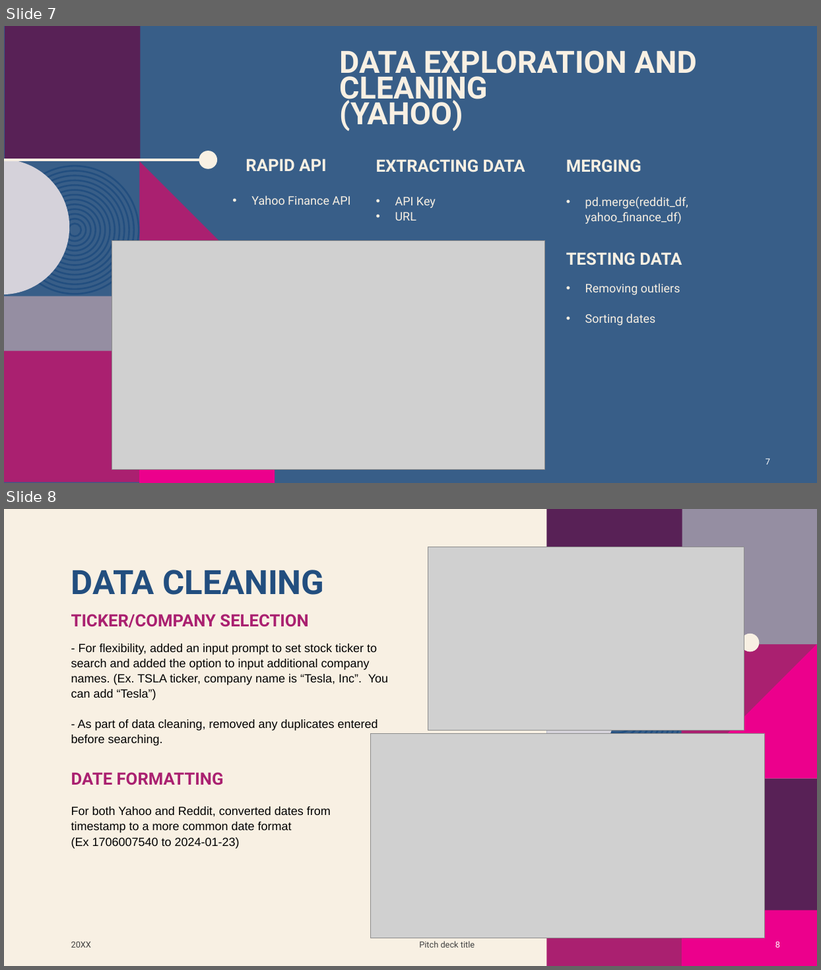
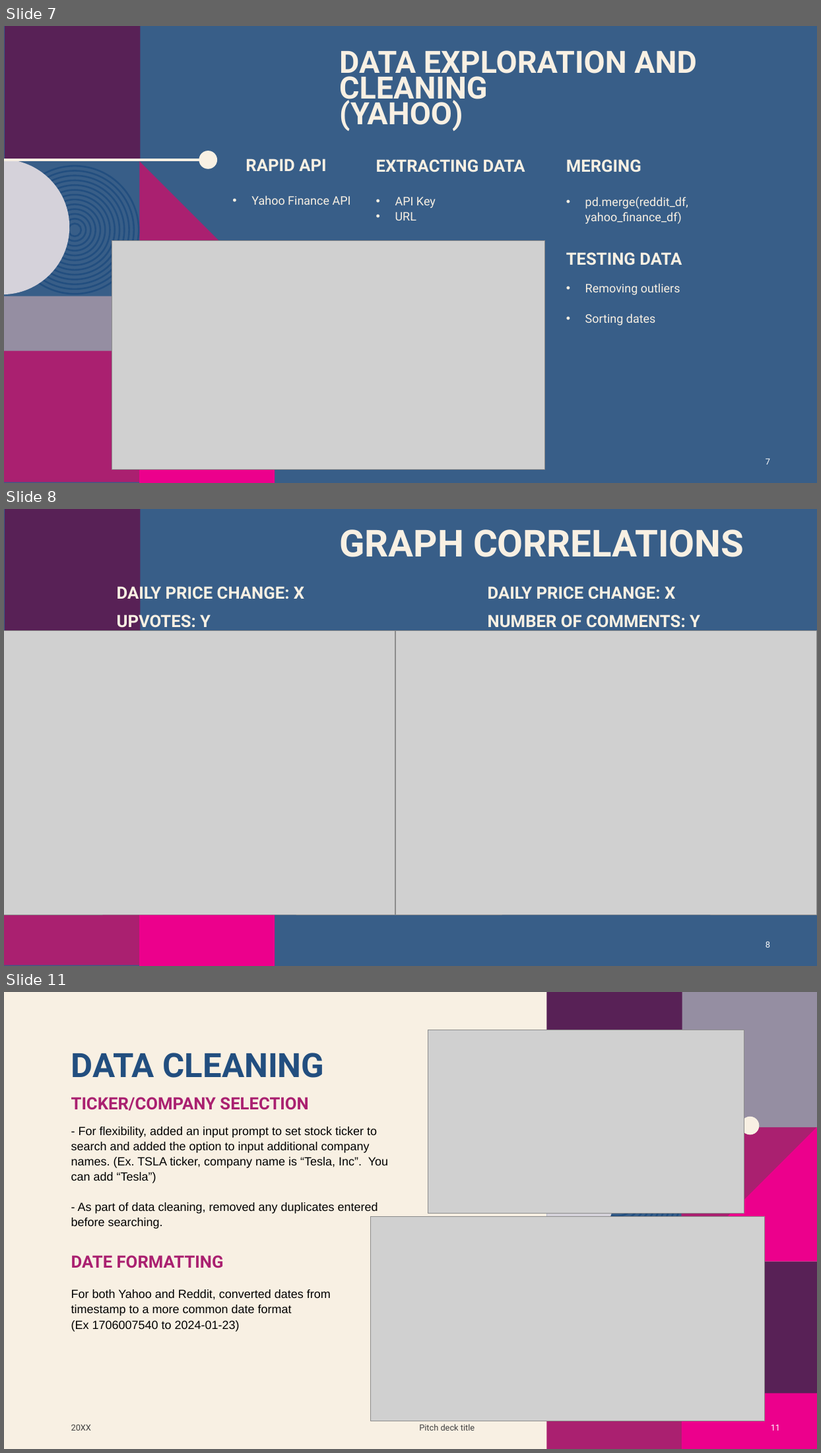
Before and after one commit to AprilHolmes7825/Project_1, a slide deck: Reddit Yahoo Finance Presentation.pptx. Shown one above the other, each under a label of ours: slides 7 and 8 before the commit, slides 7, 8 and 11 after it; the slides between them are not shown. The pictures are 821x970 and 821x1453 pixels, drawn with LibreOffice and Linux fonts; fonts in the diff are those of the drawing; grey boxes stand for pictures; background and template pictures are left out. Boxes give left, top, right and bottom in pixels: in the first picture for what was removed or moved away, otherwise in the second. Text is boxed around its words. In the diff, an @@ line names an element or a change of style, - is before the commit and + after.

```diff
--- a/Reddit Yahoo Finance Presentation.pptx
+++ b/Reddit Yahoo Finance Presentation.pptx
@@ slide 8 added at bbox=[4, 509, 817, 966], background #385E88; not listed: 7 template elements that a slide beside it also shows @@
@@ title added at bbox=[339, 529, 744, 557], 44 pt, text #F8F0E3, bold @@
+GRAPH CORRELATIONS
@@ text added at bbox=[117, 583, 304, 632], 20 pt, text #F8F0E3, bold @@
+DAILY PRICE CHANGE: X
+UPVOTES: Y
@@ text added at bbox=[488, 586, 700, 632], 20 pt, text #F8F0E3, bold @@
+DAILY PRICE CHANGE: X
+NUMBER OF COMMENTS: Y
@@ picture added at bbox=[4, 631, 395, 916] @@
@@ picture added at bbox=[395, 631, 817, 916] @@
@@ rectangle added at bbox=[139, 780, 275, 916], fill #582156 @@
@@ page number added at bbox=[766, 941, 770, 948], 10 pt, text #FFFFFF @@
+8
@@ what was slide 8 is now slide 11 @@
@@ page number at bbox=[771, 1425, 780, 1431]: text changed @@
-8
+11
```
Also in this commit, not shown: 2 other slides added, 1 other file.
